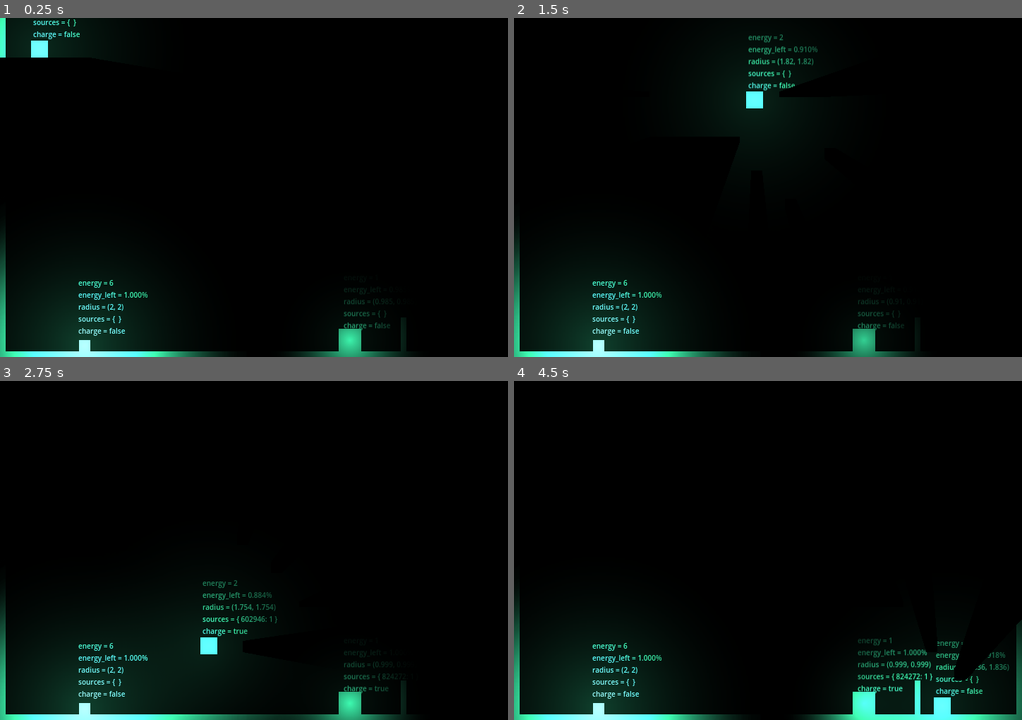
Above: before the commit, frames 1-4 (two rows, left to right).
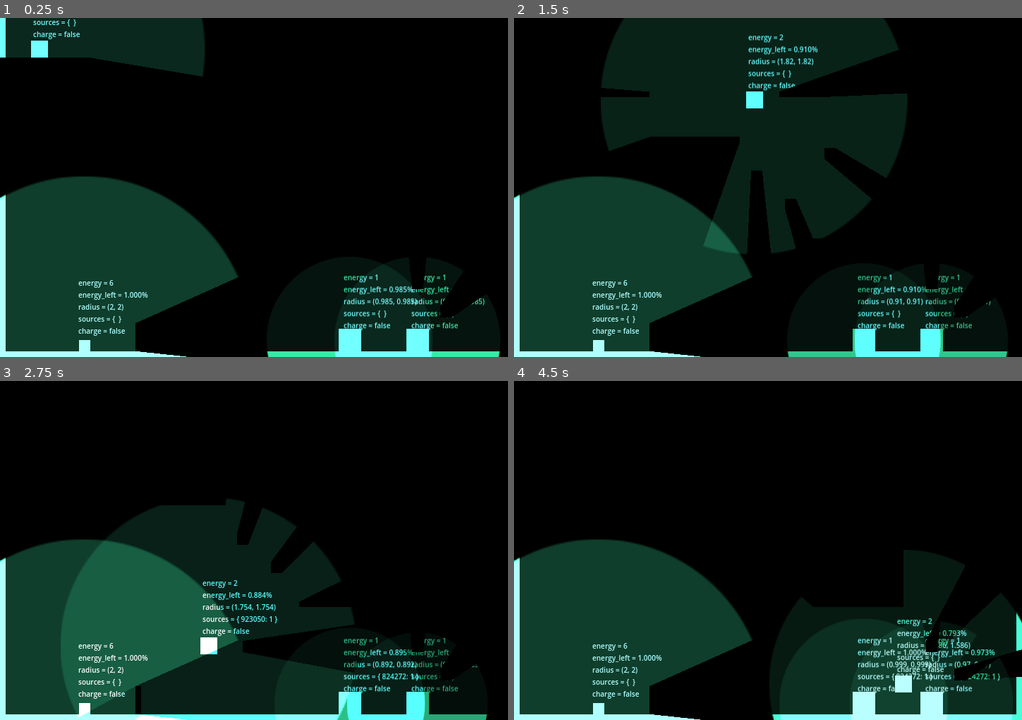
Above: after the commit, the same moments.

Repository: ToastedBrains/glow-me
Game: Godot game, scene res://levels/level1/level_1.tscn
Two runs of this game, one before a commit and one after it. Both use one fixed random seed, a clock stepped at 60 frames per second and the inputs below.
Inputs:
- Up to frame 1 (0.25 s): no input
- Up to frame 2 (1.5 s): tap Enter (ui_accept) at 0.5, 0.77 s; hold Right (ui_right) from 0.53 s (still down)
- Up to frame 3 (2.75 s): tap Enter (ui_accept) at 1.52 s; release Right (ui_right) at 2.03 s; hold Left (ui_left) from 2.03 s (still down)
- Up to frame 4 (4.5 s): release Left (ui_left) at 2.78 s; hold Right (ui_right) 2.78-4.28 s; tap Enter (ui_accept) at 3.02, 3.77 s; hold Left (ui_left) from 4.28 s (still down)

The runs differ from the first frame. In frame 1, 25% of the frame differs, in the area x 0-99%, y 0-100%; in frame 2, 39%, in the area x 0-98%, y 0-100%; in frame 3, 32%; in frame 4, 32%.

Commit message:
Phospho beta???

Diff:
--- a/Phosphorescents/phosphorescence.gd
+++ b/Phosphorescents/phosphorescence.gd
@@ -1,8 +1,5 @@
 extends Node2D
 
-enum {DISCHARGING, CHARGING}
-
-var state = DISCHARGING
 var permanent = false
 var energy = 2.0
 var energy_left = 1.0 # percent
@@ -12,21 +9,35 @@
 var sources : Dictionary
 var id : int
 
-var charging = false
-
+var illuminated = false
+var tracked_objects : Array[Node2D]
 
 func logV():
 	$Label.show()
-	$Label.text = "energy = {energy}\nenergy_left = {energy_left}%\nradius = {radius}\nsources = {sources}\ncharge = {charging}".format({
+	$Label.text = "energy = {energy}\nenergy_left = {energy_left}%\nradius = {radius}\nsources = {sources}\ncharge = {illuminated}".format({
 		"energy": energy,
 		"energy_left": "%3.3f" % energy_left,
 		"radius": $Halo/CollisionShape2D.scale,
 		"sources": sources,
-		"charging": charging,
+		"illuminated": illuminated,
 		})
 
+func is_in_sight(node_to_check_for_view) -> bool:
+	var raycast = RayCast2D.new()
+	add_child(raycast)
+	raycast.target_position = Vector2(
+		node_to_check_for_view.global_position.x - global_position.x,
+		node_to_check_for_view.global_position.y - global_position.y,
+	)
+	raycast.position = Vector2(0, 0)
+	raycast.force_raycast_update()
+	if raycast.is_colliding():
+		var collided_node = raycast.get_collider()
+		if collided_node == node_to_check_for_view:
+			return true
+	return false
+
 func emit():
-	charging = false
 	energy_left = clamp(energy_left - unload_rate, 0.0, energy)
 	$PointLight2D.energy = energy * clamp(energy_left, 0.5, 1.0)
 	$PointLight2D.texture_scale = clamp(energy_left * energy, 0.25 * energy, 1.0 * energy)
@@ -46,13 +57,14 @@
 		var phosphorescent = body.get_node("Phosphorescence")
 		if id != phosphorescent.id:
 			if energy_left * energy > phosphorescent.energy_left * phosphorescent.energy:
-				#phosphorescent.sources[id] = energy_left
+				tracked_objects.append(body)
 				phosphorescent.sources[id] = clamp((energy_left * energy + phosphorescent.energy_left * phosphorescent.energy) / 2 / phosphorescent.energy, 0.0, 1.0)
 
 
 func _on_halo_body_exited(body):
 	if body.is_in_group("phosphorescents"):
 		var phosphorescent = body.get_node("Phosphorescence")
+		tracked_objects.erase(body)
 		if id != phosphorescent.id:
 			phosphorescent.sources.erase(id)
 
@@ -77,10 +89,21 @@
 	if not permanent:
 		emit()
 	if len(sources) > 0:
-		var max = 0.0
+		var max_energy = 0.0
 		for s in sources:
-			if sources[s] > max:
-				max = sources[s]
-		charging = true
-		energy_left = clamp(energy_left + load_rate, 0.0, max)
+			if sources[s] > max_energy:
+				max_energy = sources[s]
+		energy_left = clamp(energy_left + load_rate, 0.0, max_energy)
 	logV()
+
+
+func _physics_process(delta):
+	if len(tracked_objects) > 0:
+		print("bodies: ", len(tracked_objects))
+		for node in tracked_objects:
+			var phosphorescent = node.get_node("Phosphorescence")
+			if is_in_sight(node):
+				if energy_left * energy > phosphorescent.energy_left * phosphorescent.energy:
+					phosphorescent.sources[id] = clamp((energy_left * energy + phosphorescent.energy_left * phosphorescent.energy) / 2 / phosphorescent.energy, 0.0, 1.0)
+			else:
+				phosphorescent.sources.erase(id)
--- a/Phosphorescents/phosphorescence.tscn
+++ b/Phosphorescents/phosphorescence.tscn
@@ -1,7 +1,7 @@
 [gd_scene load_steps=4 format=3 uid="uid://t11l2j1r1tre"]
 
 [ext_resource type="Script" path="res://Phosphorescents/phosphorescence.gd" id="1_g7b88"]
-[ext_resource type="Texture2D" uid="uid://c75m4rx1nsw3h" path="res://assets/sprites/light_temp.png" id="2_eyls7"]
+[ext_resource type="Texture2D" uid="uid://c22irmr26nnsg" path="res://assets/sprites/light2_temp.png" id="2_t3qvn"]
 
 [sub_resource type="CircleShape2D" id="CircleShape2D_e2xy7"]
 radius = 120.266
@@ -13,7 +13,7 @@
 position = Vector2(-6.67572e-06, 1.90735e-06)
 energy = 3.0
 shadow_enabled = true
-texture = ExtResource("2_eyls7")
+texture = ExtResource("2_t3qvn")
 
 [node name="Halo" type="Area2D" parent="."]
 
@@ -27,5 +27,9 @@
 offset_bottom = -73.0
 theme_override_font_sizes/font_size = 10
 
+[node name="RayCast2D" type="RayCast2D" parent="."]
+rotation = 3.14159
+target_position = Vector2(-192, 128)
+
 [connection signal="body_entered" from="Halo" to="." method="_on_halo_body_entered"]
 [connection signal="body_exited" from="Halo" to="." method="_on_halo_body_exited"]
--- a/Player/player.gd
+++ b/Player/player.gd
@@ -5,7 +5,17 @@
 @export var speed = 300.0
 @export var jump_velocity = -400.0
 
+#func test_while():
+	#print("start")
+	#var i = 0
+	#while i < 10:
+		#print(i)
+		#if i == 3:
+			#return
+		#i += 1
+
 func _ready():
+	#test_while()
 	$Phosphorescence.load_rate = 0.007
 
 func _physics_process(delta):
--- a/levels/level1/level_1.tscn
+++ b/levels/level1/level_1.tscn
@@ -33,6 +33,12 @@
 
 [sub_resource type="RectangleShape2D" id="RectangleShape2D_mm7m3"]
 size = Vector2(720, 8)
+
+[sub_resource type="RectangleShape2D" id="RectangleShape2D_8mtee"]
+size = Vector2(40, 8.00015)
+
+[sub_resource type="OccluderPolygon2D" id="OccluderPolygon2D_cdyvi"]
+polygon = PackedVector2Array(3.05176e-05, 8, 0, 0, 40, -0.000152588, 40, 7.99985)
 
 [sub_resource type="OccluderPolygon2D" id="OccluderPolygon2D_mpdoy"]
 polygon = PackedVector2Array(128, 0, 128, 8, 0, 8, 0, 0)
@@ -61,6 +67,9 @@
 
 [node name="RigidBody2D" parent="." instance=ExtResource("4_4krsy")]
 position = Vector2(496, 456)
+
+[node name="RigidBody2D2" parent="." instance=ExtResource("4_4krsy")]
+position = Vector2(592, 456)
 
 [node name="LightSource" parent="." instance=ExtResource("3_ivwls")]
 position = Vector2(120, 464)
@@ -189,18 +198,21 @@
 shape = SubResource("RectangleShape2D_mm7m3")
 
 [node name="P69" type="ColorRect" parent="."]
-offset_left = 576.0
-offset_top = 424.0
-offset_right = 1296.0
-offset_bottom = 432.0
+offset_left = 200.0
+offset_top = 432.0
+offset_right = 241.0
+offset_bottom = 440.0
 rotation = 1.5708
 metadata/_edit_group_ = true
 
 [node name="StaticBody2D" type="StaticBody2D" parent="P69"]
 
 [node name="CollisionShape2D" type="CollisionShape2D" parent="P69/StaticBody2D"]
-position = Vector2(360, 4)
-shape = SubResource("RectangleShape2D_mm7m3")
+position = Vector2(20, 3.99992)
+shape = SubResource("RectangleShape2D_8mtee")
+
+[node name="LightOccluder2D" type="LightOccluder2D" parent="P69"]
+occluder = SubResource("OccluderPolygon2D_cdyvi")
 
 [node name="P68" type="ColorRect" parent="."]
 offset_left = 8.0
Not shown: 1 places in levels/level1/level_1.tscn that only renumber resources
